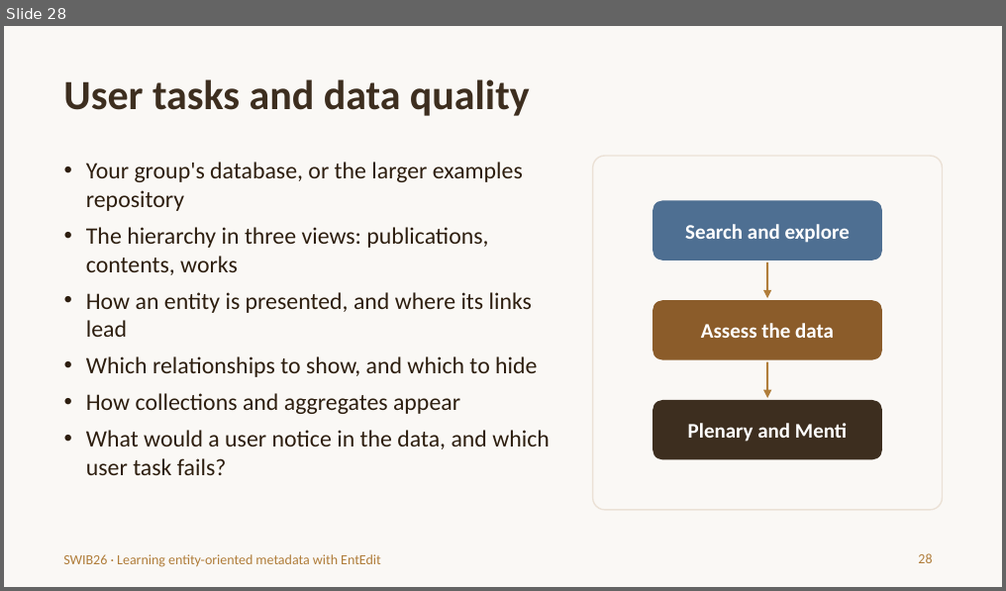
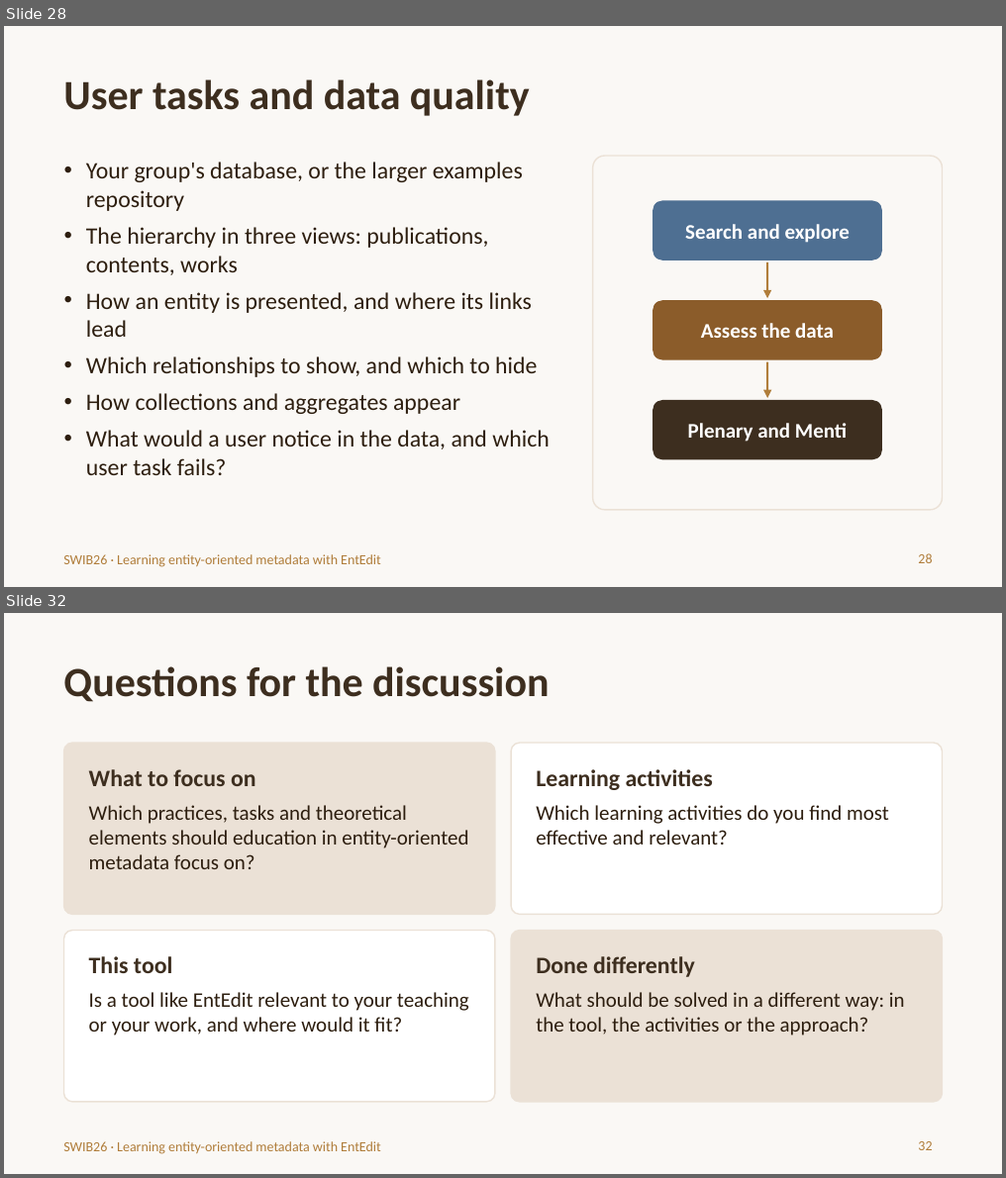
Before and after one commit to trondaal/EntEdit, a slide deck: swib26/EntEdit-SWIB26-introduction.pptx. Shown one above the other, each under a label of ours: slide 28 before the commit, slides 28 and 32 after it; the slides between them are not shown. The pictures are 1006x591 and 1006x1178 pixels, drawn with LibreOffice and Linux fonts; fonts in the diff are those of the drawing. Boxes give left, top, right and bottom in pixels: in the first picture for what was removed or moved away, otherwise in the second. Text is boxed around its words. In the diff, an @@ line names an element or a change of style, - is before the commit and + after.

```diff
--- a/swib26/EntEdit-SWIB26-introduction.pptx
+++ b/swib26/EntEdit-SWIB26-introduction.pptx
@@ slide 32 added at (x1=4, y1=613, x2=1002, y2=1174), background #FAF8F5; not listed: 1 template element that a slide beside it also shows @@
@@ title added at (x1=63, y1=666, x2=548, y2=702), 30 pt, text #3D2E1F, bold @@
+Questions for the discussion
@@ rounded rectangle added at (x1=63, y1=743, x2=495, y2=914), fill #EBE1D6, outline #EBE1D6 1 pt @@
@@ rounded rectangle added at (x1=511, y1=743, x2=943, y2=914), fill #FFFFFF, outline #EBE1D6 1 pt @@
@@ text added at (x1=89, y1=769, x2=468, y2=869), 15 pt, text #2D1E0F @@
+What to focus on
+Which practices, tasks and theoretical elements should education in entity-oriented metadata focus on?
@@ text added at (x1=536, y1=769, x2=889, y2=845), 15 pt, text #2D1E0F @@
+Learning activities
+Which learning activities do you find most effective and relevant?
@@ rounded rectangle added at (x1=63, y1=931, x2=495, y2=1102), fill #FFFFFF, outline #EBE1D6 1 pt @@
@@ rounded rectangle added at (x1=511, y1=931, x2=943, y2=1102), fill #EBE1D6, outline #EBE1D6 1 pt @@
@@ text added at (x1=89, y1=957, x2=469, y2=1036), 15 pt, text #2D1E0F @@
+This tool
+Is a tool like EntEdit relevant to your teaching or your work, and where would it fit?
@@ text added at (x1=536, y1=957, x2=905, y2=1036), 15 pt, text #2D1E0F @@
+Done differently
+What should be solved in a different way: in the tool, the activities or the approach?
@@ page number added at (x1=918, y1=1142, x2=932, y2=1151), 10 pt, text #B07D3A @@
+32
```
Also in this commit, not shown: 2 slides changed, 3 other slides added.
